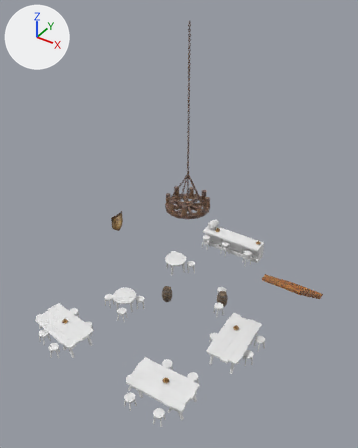
Renders of the Blender file Assets/Models/tavern/tavern_interior.blend from each side of a commit.
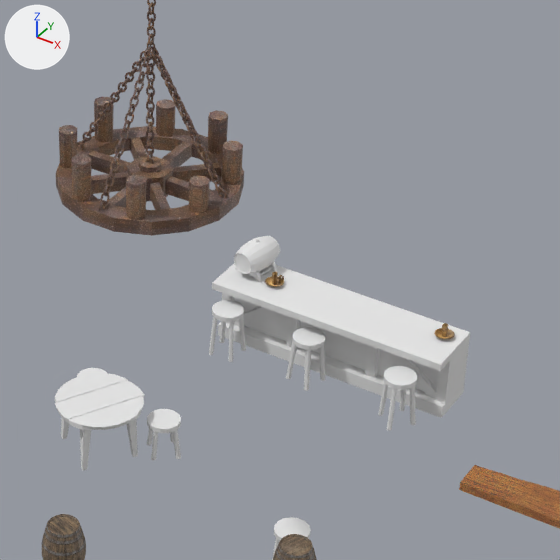
Old and new are each drawn whole from a 50 mm lens placed at (15.42, -21.74, 25.25), pointed at (0.89, 0.15, 8.32) and again close up on the part from 42% to 80% of the width and 36% to 66% of the height. Arrows for +X, +Y and +Z are at upper left; the lights stay in place.

The older version as bpy lines, for what is in view:
```python
ob_candle_003 = bpy.data.objects.new('candle.003', me_cylinder_006)
ob_candle_003.location = (2.21, 10.0, 1.56)
ob_candle_003.rotation_euler = (0.0, 0.0, 3.699)  # degrees (0, 0, 212)
ob_candle_003.scale = (0.502, 0.502, -0.0836)
ob_candle_004 = bpy.data.objects.new('candle.004', me_cylinder_008)
ob_candle_004.location = (-1.52, 9.76, 1.56)
ob_candle_004.rotation_euler = (0.0, 0.0, 2.726)  # degrees (0, 0, 156)
ob_candle_004.scale = (0.502, 0.502, -0.0836)
ob_counter = bpy.data.objects.new('counter', me_cube_002)
ob_counter.location = (-0.02, 9.77, 0.41)
ob_counter.scale = (2.6, 0.655, 1.0)
ob_high_stool = bpy.data.objects.new('high_stool', me_cylinder_020)
ob_high_stool.location = (1.86, 8.85, 0.82)
ob_high_stool.rotation_euler = (0.0, 0.0, -9.307)  # degrees (0, 0, 187)
ob_high_stool.scale = (0.329, 0.329, 0.051)
ob_high_stool_001 = bpy.data.objects.new('high_stool.001', me_cylinder_021)
ob_high_stool_001.location = (-0.28, 9.04, 0.82)
ob_high_stool_001.rotation_euler = (0.0, 0.0, -10.49)  # degrees (0, 0, 119)
ob_high_stool_001.scale = (0.329, 0.329, 0.051)
ob_table_r_000 = bpy.data.objects.new('table_r.000', me_cylinder_058)
ob_table_r_000.location = (-2.61, 4.92, 1.12)
ob_table_r_000.rotation_euler = (0.0, 0.0, -2.159)  # degrees (0, 0, -124)
ob_table_r_000.scale = (0.86, 0.86, 0.0527)
# also in view: 'barrel' at (-1.07, 1.49, 0.65); 'stairs' at (7.33, 5.08, 2.68); 'chandelier' at (0.0, 2.55, 13.88); 'barrel.001' at (2.64, 3.3, 0.65); 'high_stool.002' at (-2.14, 8.97, 0.64)
```
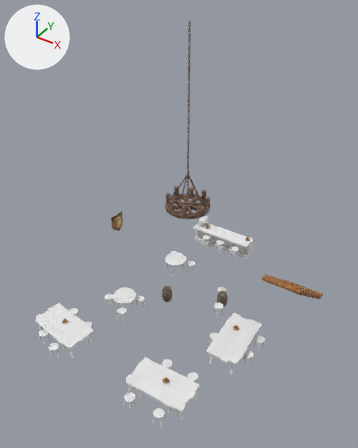
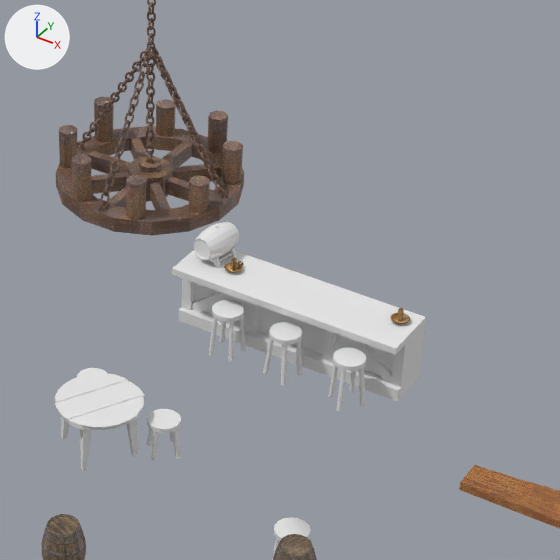
Edits to the scene script, one JSON object a line:
```json
{"op": "set", "path": "ob_candle_004.location", "old": "(-1.52, 9.76, 1.56)", "new": "(-2.49, 9.76, 1.56)"}
{"op": "set", "path": "ob_candle_003.location", "old": "(2.21, 10.0, 1.56)", "new": "(1.24, 10.0, 1.56)"}
{"op": "set", "path": "ob_high_stool_001.location", "old": "(-0.28, 9.04, 0.82)", "new": "(-0.76, 8.93, 0.82)"}
{"op": "set", "path": "ob_high_stool.location", "old": "(1.86, 8.85, 0.82)", "new": "(0.74, 8.85, 0.82)"}
{"op": "set", "path": "ob_counter.location", "old": "(-0.02, 9.77, 0.41)", "new": "(-1.0, 9.77, 0.41)"}
```

Where the change shows, as pixel boxes (x1, y1, x2, y2) in the close-ups (560 x 560 px):
```json
{"object": "counter", "change": "moved", "before": [212, 236, 470, 418], "after": [172, 222, 426, 402]}
{"object": "high_stool", "change": "moved", "before": [378, 366, 417, 431], "after": [329, 348, 366, 411]}
{"object": "high_stool.001", "change": "moved", "before": [286, 327, 325, 391], "after": [263, 322, 302, 386]}
{"object": "candle.003", "change": "moved", "before": [434, 323, 455, 339], "after": [390, 308, 410, 324]}
{"object": "candle.004", "change": "moved", "before": [265, 272, 284, 287], "after": [224, 257, 243, 273]}
```
